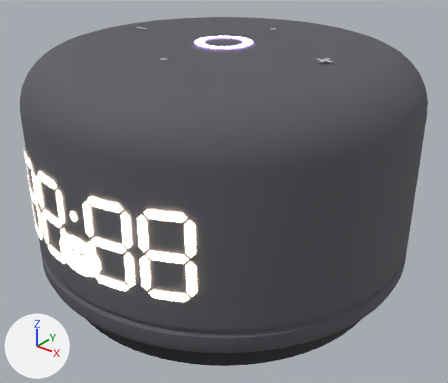
A saved change to the FBX model Assets/Sources/Art/Models/YandexStation/YandexStation.fbx.
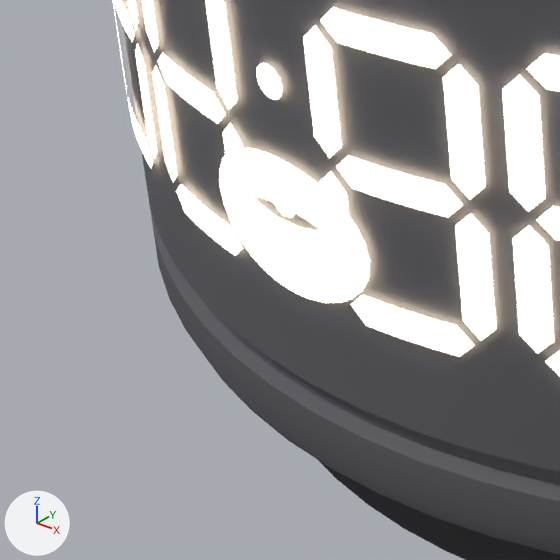
Each version appears first whole from a camera (50 mm lens) standing at (0.135, -0.1685, 0.0935) and looking at (0.0028, -0.0034, -0.0089), and next in a close-up on the part from 0% to 34% of the width and 51% to 91% of the height. The lights are fixed; the arrows at lower left show +X, +Y and +Z. The older version's two pictures come first. Where no turn or scale is listed for an object, it has been applied to the vertices.

Names of what the first close-up shows: 'Body', 'MouthHalf', 'MouthOpen', 'MouthSmile', 'Seg2a', 'Seg2b', 'Seg2c', 'Seg2d', 'Seg2f', 'Seg2g', 'Seg3e', 'Seg3f', 'Trim' and 17 more.
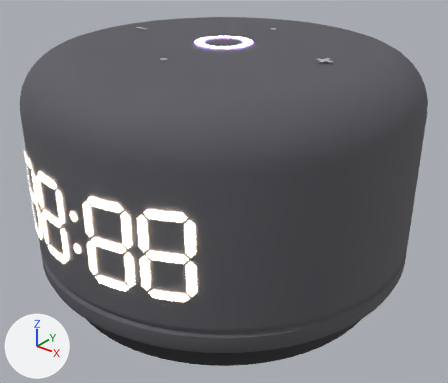
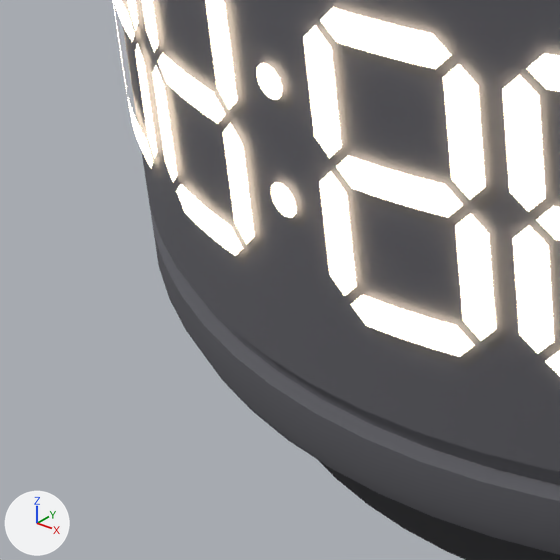
What differs and where, as boxes (x1, y1, x2, y2) in the close-ups (560 x 560 px):
'MouthOpen', deleted (beige)
    before: (219, 148, 370, 303)
'MouthHalf', deleted (beige)
    before: (222, 162, 365, 279)
'MouthSmile', deleted (beige)
    before: (220, 166, 366, 264)

The change in detail:
Object 'MouthOpen' (ob_mouthopen) is deleted.
Object 'MouthSmile' (ob_mouthsmile) is deleted.
Object 'MouthHalf' (ob_mouthhalf) is deleted.
